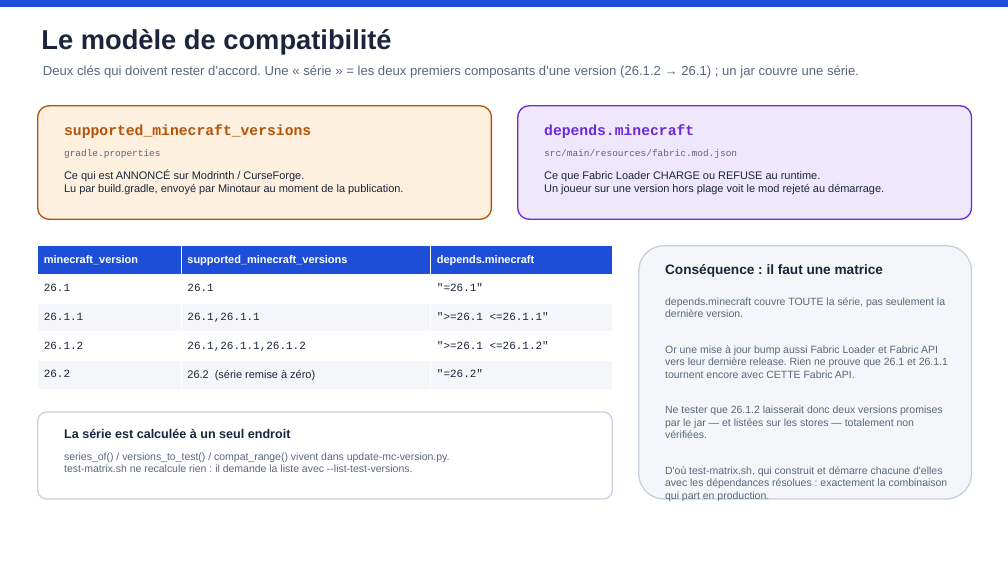
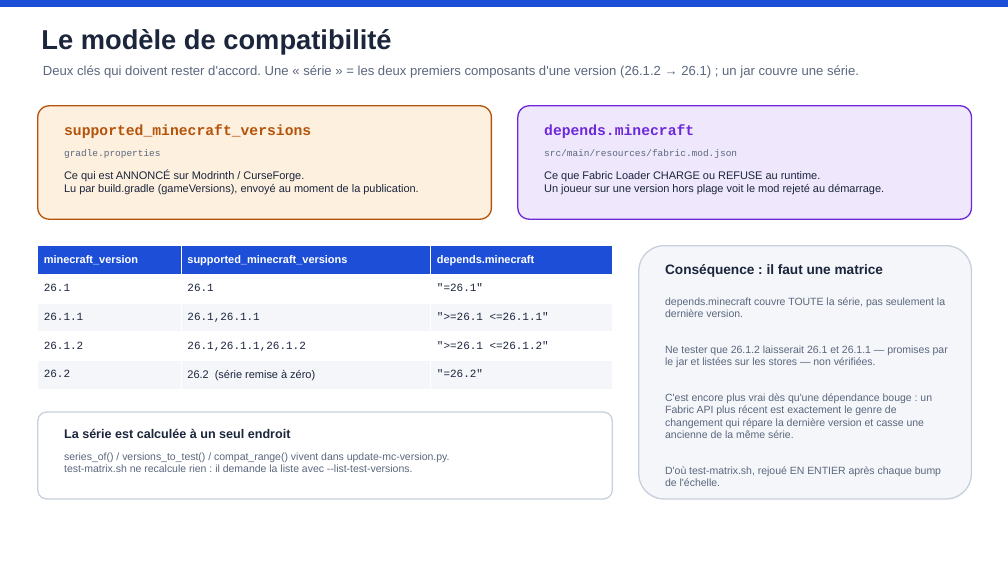
Before and after one commit to spatulox-minecraft/ExtendedTimePotion, a slide deck: slide 6 of docs/ci-architecture.pptx. Drawn at 1008x567 pixels with LibreOffice and Linux fonts; fonts in the diff are those of the drawing. Boxes give left, top, right and bottom in pixels: in the first picture for what was removed or moved away, otherwise in the second. Text is boxed around its words. In the diff, an @@ line names an element or a change of style, - is before the commit and + after.

```diff
--- a/docs/ci-architecture.pptx
+++ b/docs/ci-architecture.pptx
@@ text at bbox=[64, 184, 418, 195]: text changed @@
-Lu par build.gradle, envoyé par Minotaur au moment de la publication.
+Lu par build.gradle (gameVersions), envoyé au moment de la publication.
@@ text at bbox=[665, 345, 948, 486]: text changed @@
-Or une mise à jour bump aussi Fabric Loader et Fabric API vers leur dernière release. Rien ne prouve que 26.1 et 26.1.1 tournent encore avec CETTE Fabric API.
-Ne tester que 26.1.2 laisserait donc deux versions promises par le jar — et listées sur les stores — totalement non vérifiées.
-D'où test-matrix.sh, qui construit et démarre chacune d'elles avec les dépendances résolues : exactement la combinaison qui part en production.
+Ne tester que 26.1.2 laisserait 26.1 et 26.1.1 — promises par le jar et listées sur les stores — non vérifiées.
+C'est encore plus vrai dès qu'une dépendance bouge : un Fabric API plus récent est exactement le genre de changement qui répare la dernière version et casse une ancienne de la même série.
+D'où test-matrix.sh, rejoué EN ENTIER après chaque bump de l'échelle.
```
Also in this commit, not shown: 11 other slides changed, 2 slides added, 1 slide removed.
